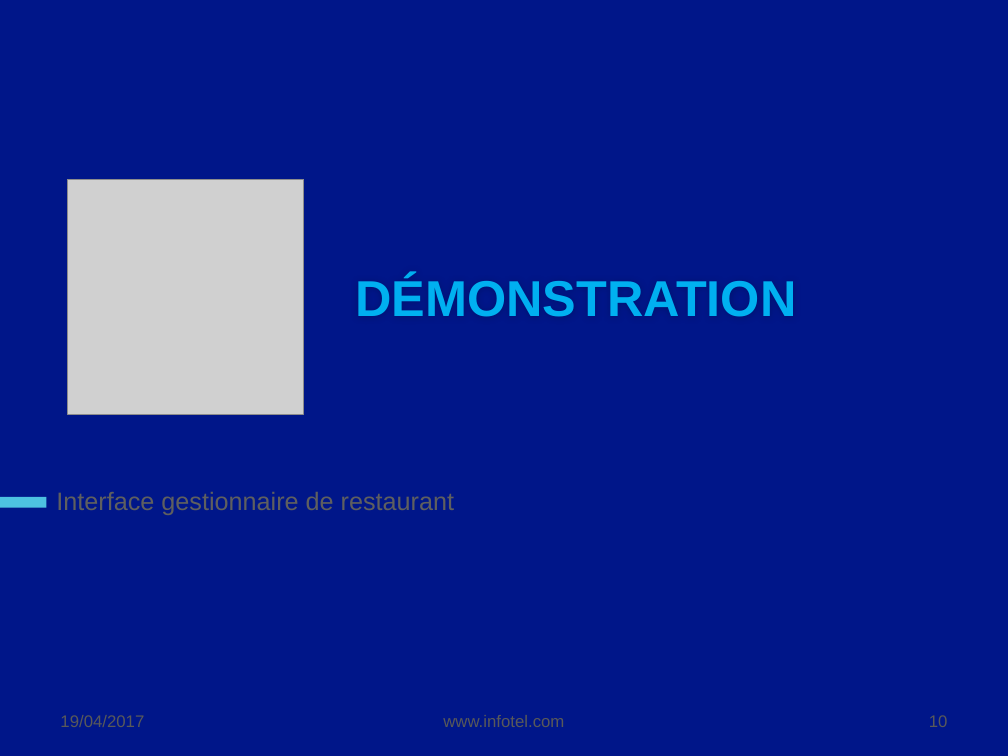
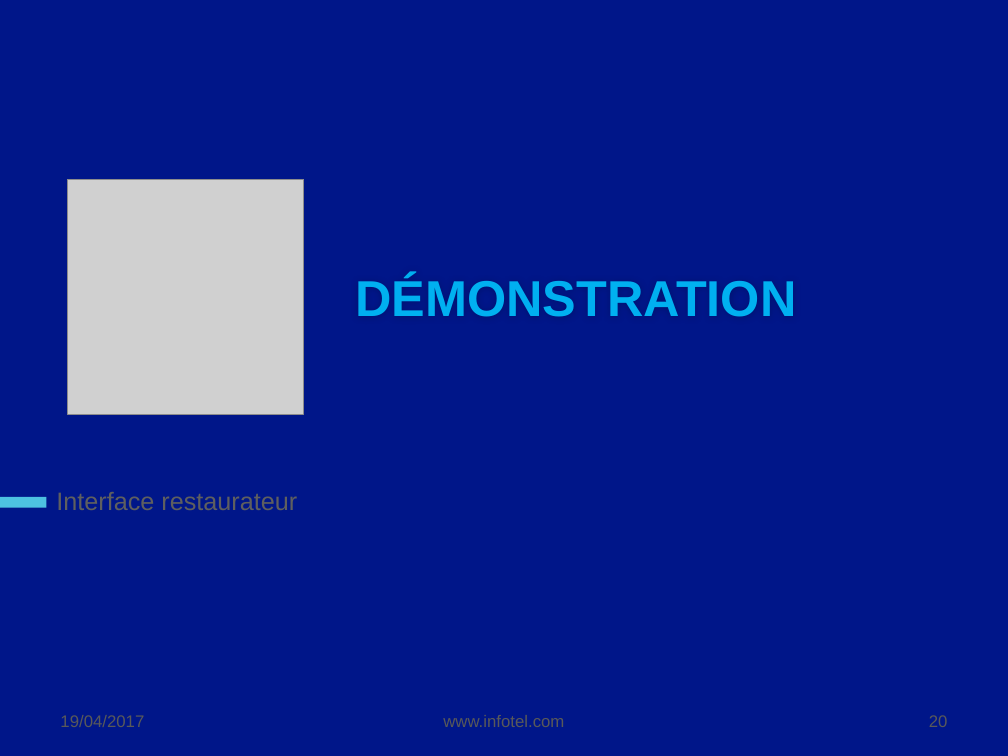
Before and after one commit to AlexandrePerrusset/GGourmand, a slide deck: slide 20 of PPT Gastronome Gourmand.pptx (slide 10 before the commit). Drawn at 1008x756 pixels with LibreOffice and Linux fonts; fonts in the diff are those of the drawing; grey boxes stand for pictures; background and template pictures are left out. Boxes give left, top, right and bottom in pixels: in the first picture for what was removed or moved away, otherwise in the second. Text is boxed around its words. In the diff, an @@ line names an element or a change of style, - is before the commit and + after.

Commit message:
ppt

```diff
--- a/PPT Gastronome Gourmand.pptx
+++ b/PPT Gastronome Gourmand.pptx
@@ text at bbox=[56, 492, 297, 510]: text changed @@
-Interface gestionnaire de restaurant
+Interface restaurateur
@@ page number at bbox=[929, 715, 948, 727]: text changed @@
-10
+20
```
Also in this commit, not shown: 7 other slides changed, 9 slides added.
